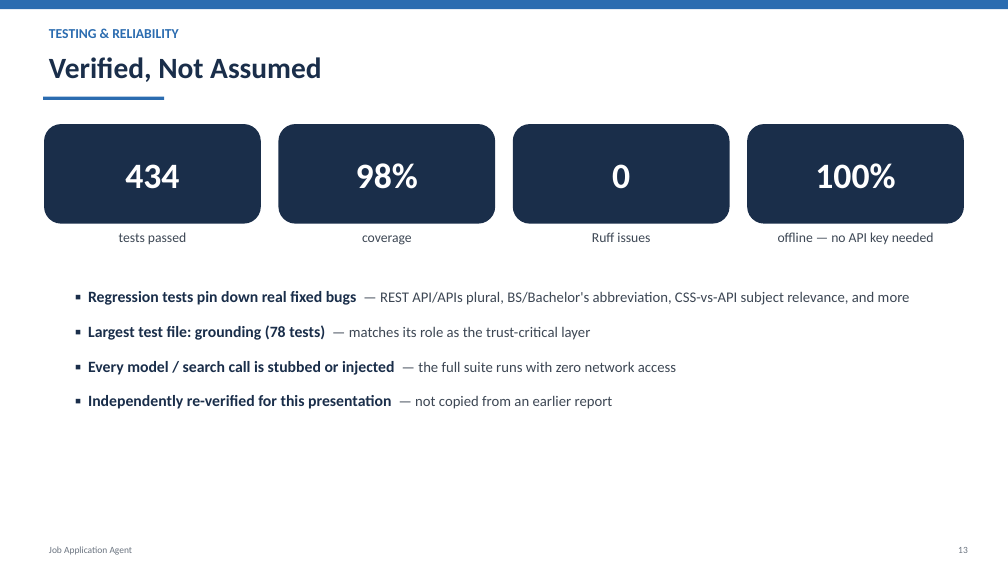
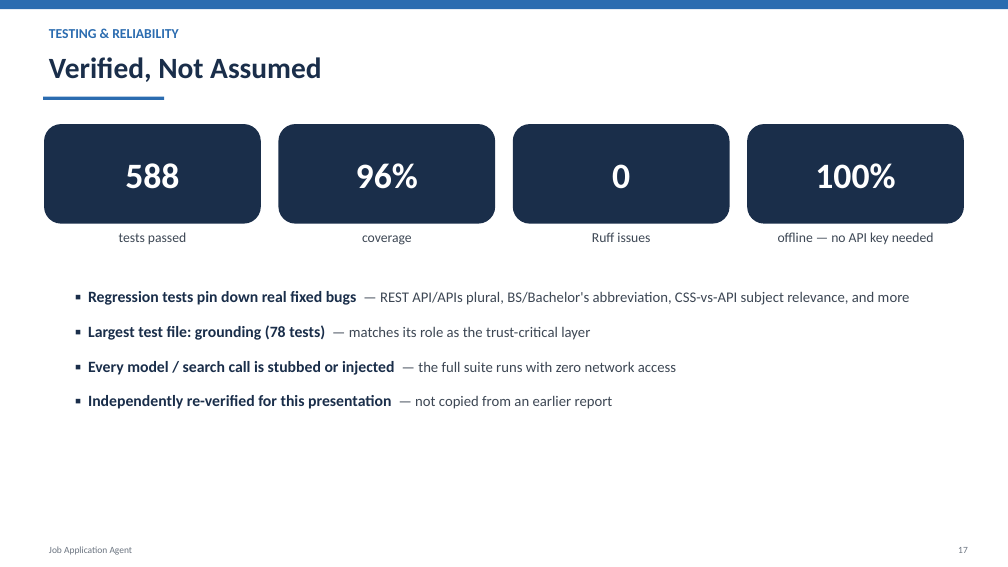
Before and after one commit to Rabailfatima13/job-application-agent, a slide deck: slide 17 of docs/Job_Application_Agent_Presentation.pptx (slide 13 before the commit). Drawn at 1008x567 pixels with LibreOffice and Linux fonts; fonts in the diff are those of the drawing. Boxes give left, top, right and bottom in pixels: in the first picture for what was removed or moved away, otherwise in the second. Text is boxed around its words. In the diff, an @@ line names an element or a change of style, - is before the commit and + after.

```diff
--- a/docs/Job_Application_Agent_Presentation.pptx
+++ b/docs/Job_Application_Agent_Presentation.pptx
@@ text in rounded rectangle at (x1=125, y1=163, x2=179, y2=189): text changed @@
-434
+588
@@ text in rounded rectangle at (x1=356, y1=163, x2=418, y2=189): text changed @@
-98%
+96%
```
Also in this commit, not shown: 4 other slides changed, 4 slides added, 11 other files.
